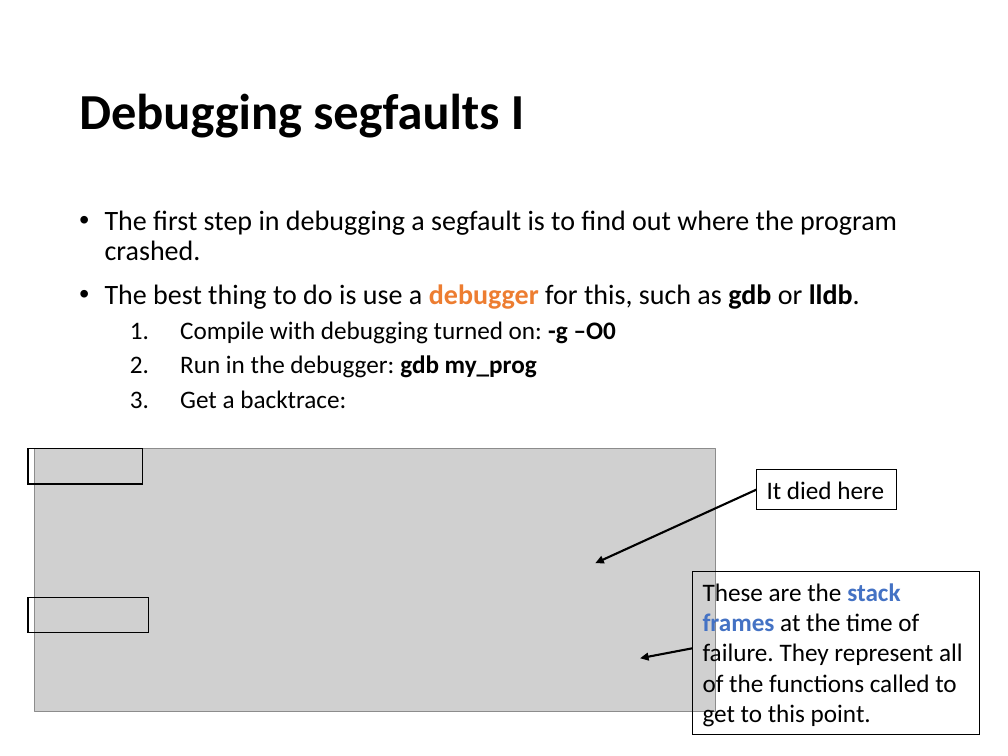
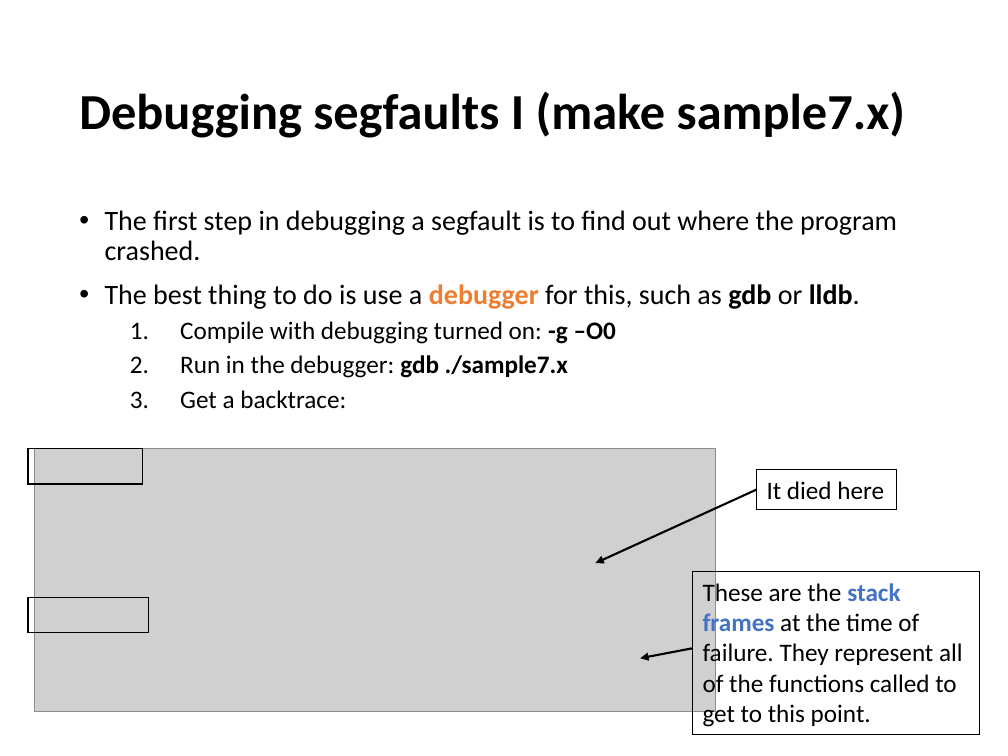
Before and after one commit to devinamatthews/molssi-sss-2017, a slide deck: slide 18 of lectures/debugging.pptx. Drawn at 1008x756 pixels with LibreOffice and Linux fonts; fonts in the diff are those of the drawing; grey boxes stand for pictures. Boxes give left, top, right and bottom in pixels: in the first picture for what was removed or moved away, otherwise in the second. Text is boxed around its words. In the diff, an @@ line names an element or a change of style, - is before the commit and + after.

Commit message:
Simplify slides a bit and add more samples.

```diff
--- a/lectures/debugging.pptx
+++ b/lectures/debugging.pptx
@@ title at <box>79,91,905,138</box>: text changed @@
-Debugging segfaults I
+Debugging segfaults I (make sample7.x)
@@ text at <box>180,355,568,378</box>: text changed @@
-  2. Run in the debugger: gdb my_prog
+  2. Run in the debugger: gdb ./sample7.x
```
Also in this commit, not shown: 8 other slides changed, 24 other files.
